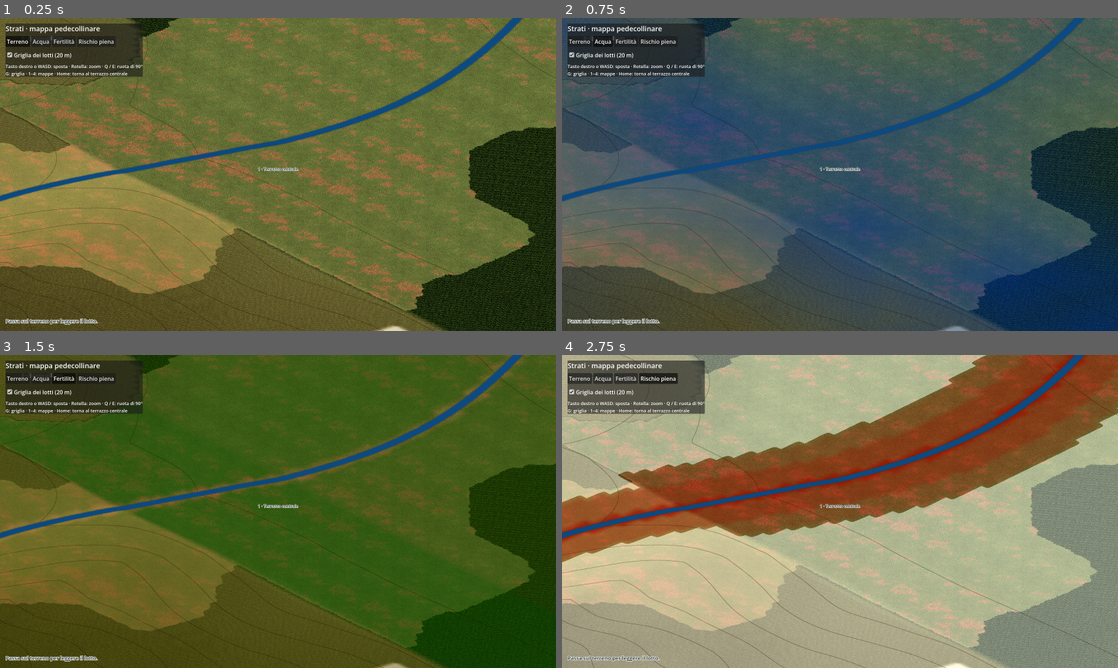
Above: before the commit, frames 1-4 (two rows, left to right).
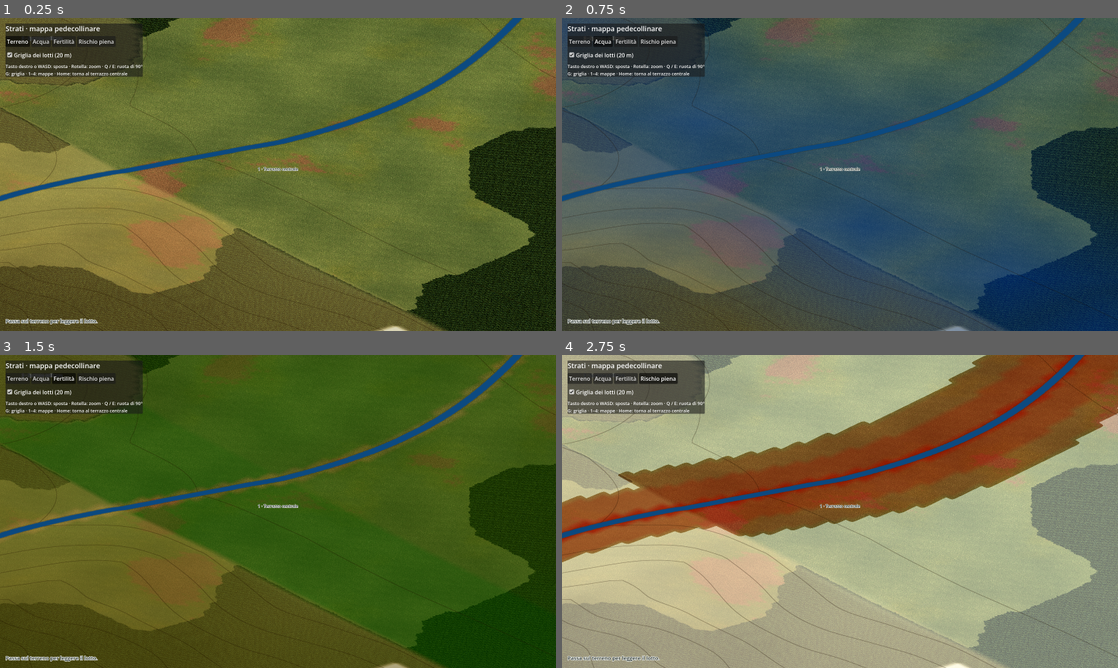
Above: after the commit, the same moments.

Repository: Elpoppius/Strati
Game: Godot game, scene res://scene/principale.tscn
Two runs of this game, one before a commit and one after it. Both use one fixed random seed, a clock stepped at 60 frames per second and the inputs below.
Inputs:
- Up to frame 1 (0.25 s): no input
- Up to frame 2 (0.75 s): click "Acqua" at 0.5 s
- Up to frame 3 (1.5 s): click "Fertilità" at 1.25 s
- Up to frame 4 (2.75 s): click "Rischio piena" at 2 s

The runs differ from the first frame. In frame 1, 11% of the frame differs, in the area x 0-100%, y 0-94%; in frame 2, 4.4%; in frame 3, 2.2%; in frame 4, 5.3%.

Commit message:
Prato: verde, ingiallito e secco distribuiti da rumori unici per tutta la mappa e dai dati del luogo, senza ripetizioni né scalini; variazione di tono da vicino
Co-Authored-By: Claude Opus 5.5 <noreply@anthropic.com>
Claude-Session: https://claude.ai/code/session_01N4eDGmuEoEcJQdC5u5KEMd

Diff:
--- a/gioco/script/terreno.gd
+++ b/gioco/script/terreno.gd
@@ -74,6 +74,8 @@
 	materiale.set_shader_parameter("suolo", load("res://asset/texture/erba.png"))
 	materiale.set_shader_parameter("suolo_secco", load("res://asset/texture/erba_secca.png"))
 	materiale.set_shader_parameter("macchie", load("res://asset/texture/macchie.png"))
+	materiale.set_shader_parameter("rumore_secco", _rumore_mappa(1847, 1.0 / 90.0))
+	materiale.set_shader_parameter("rumore_verde", _rumore_mappa(1848, 1.0 / 60.0))
 	var img_coperture := Image.create_from_data(d.lato, d.lato, false, Image.FORMAT_L8, d.copertura)
 	materiale.set_shader_parameter("coperture", ImageTexture.create_from_image(img_coperture))
 	materiale.set_shader_parameter("chioma_a", load("res://asset/texture/foglie_quercia.png"))
@@ -100,6 +102,18 @@
 	# I boschi non stanno più nei colori dei vertici (davano bordi a gradini da 40 m):
 	# li disegna lo shader dalla texture delle coperture, con bordi irregolari.
 	return Color(c, peso)
+
+
+## Rumore frattale unico per tutta la mappa (1024 x 1024, circa 10 m per pixel):
+## distribuisce verde e secco senza ripetizioni. La frequenza è in cicli per pixel.
+func _rumore_mappa(seme: int, frequenza: float) -> ImageTexture:
+	var r := FastNoiseLite.new()
+	r.seed = seme
+	r.noise_type = FastNoiseLite.TYPE_SIMPLEX_SMOOTH
+	r.fractal_type = FastNoiseLite.FRACTAL_FBM
+	r.fractal_octaves = 6
+	r.frequency = frequenza
+	return ImageTexture.create_from_image(r.get_image(1024, 1024, false, false, true))
 
 
 func _texture_tematica() -> ImageTexture:
--- a/gioco/shader/terreno.gdshader
+++ b/gioco/shader/terreno.gdshader
@@ -12,7 +12,10 @@
 // Erba secca delle chiazze incolte e maschera a bassa frequenza che le distribuisce.
 uniform sampler2D suolo_secco : source_color, filter_linear_mipmap, repeat_enable;
 uniform sampler2D macchie : filter_linear_mipmap, repeat_enable;
-uniform float soglia_secco = 0.65;
+uniform float soglia_secco = 0.62;
+// Rumori unici per tutta la mappa (coordinate UV del terreno): secchezza e variazione del verde.
+uniform sampler2D rumore_secco : filter_linear, repeat_disable;
+uniform sampler2D rumore_verde : filter_linear, repeat_disable;
 // Boschi: copertura (0 o 1 per cella da 40 m) e due texture di foglie per la volta degli alberi.
 uniform sampler2D coperture : filter_linear, repeat_disable;
 uniform sampler2D chioma_a : source_color, filter_linear_mipmap, repeat_enable;
@@ -39,22 +42,41 @@
 void fragment() {
 	// I colori dei vertici sono in sRGB: si convertono in lineare per l'illuminazione.
 	vec3 base = pow(COLOR.rgb, vec3(2.2));
-	// Suolo verosimile: erba fine, con una seconda lettura ruotata e una maschera lenta
-	// che spezzano la ripetizione; chiazze di erba secca; tinta della zona (più secca in collina).
+	// Suolo verosimile. La distribuzione di verde e secco viene da rumori unici per tutta la
+	// mappa (nessuna ripetizione a nessuno zoom) e dai dati del luogo: più secco lontano
+	// dall'acqua e sui terreni poco fertili. Le maschere piccole servono solo a frastagliare
+	// i bordi da vicino e a spezzare la ripetizione della texture dell'erba.
+	vec4 t = texture(tematici, UV);
 	vec2 uv = pos_mondo.xz / lato_suolo;
 	mat2 ruota = mat2(vec2(0.8, 0.6), vec2(-0.6, 0.8));
 	float m_vicina = texture(macchie, ruota * pos_mondo.xz / 71.0).r;
-	float m_lontana = texture(macchie, pos_mondo.xz / 233.0 + vec2(0.37, 0.11)).r;
-	// Scala del chilometro: alterna zone più secche e più verdi, così da lontano non si vede la ripetizione.
-	float m_grande = texture(macchie, ruota * pos_mondo.xz / 1370.0 + vec2(0.61, 0.23)).r;
+	float m_fine = texture(macchie, pos_mondo.xz / 13.0 + vec2(0.37, 0.11)).r;
 	vec3 erba = mix(texture(suolo, uv).rgb, texture(suolo, ruota * uv * 0.83 + vec2(0.31, 0.57)).rgb, smoothstep(0.38, 0.62, m_vicina));
 	vec3 secca = texture(suolo_secco, ruota * uv * 1.07).rgb;
 	float lum = max(dot(base, vec3(0.333)), 1e-3);
 	vec3 tinta = base / lum;
-	// Dove la zona è già gialla (colline asciutte) le chiazze secche si allargano.
+	// Dati del luogo ammorbiditi con quattro letture sfalsate: le celle da 40 m non fanno più scalini.
+	vec2 px = 1.0 / vec2(textureSize(tematici, 0));
+	vec4 tm = (texture(tematici, UV + px * vec2(0.8, 0.3)) + texture(tematici, UV + px * vec2(-0.3, 0.8))
+			+ texture(tematici, UV + px * vec2(-0.8, -0.3)) + texture(tematici, UV + px * vec2(0.3, -0.8))) * 0.25;
+	vec2 pr = 1.0 / vec2(textureSize(rumore_secco, 0));
+	float n_secco = (texture(rumore_secco, UV + pr * vec2(0.8, 0.3)) + texture(rumore_secco, UV + pr * vec2(-0.3, 0.8))
+			+ texture(rumore_secco, UV + pr * vec2(-0.8, -0.3)) + texture(rumore_secco, UV + pr * vec2(0.3, -0.8))).r * 0.25;
+	float n_verde = texture(rumore_verde, UV).r;
+	// Dove la zona è già gialla (colline asciutte) il secco si allarga; vicino all'acqua si ritira.
 	float aridita = clamp((tinta.r - tinta.g) * 0.8, 0.0, 0.05);
-	float quanto_secco = smoothstep(soglia_secco - 0.035, soglia_secco + 0.04, m_lontana * 0.6 + m_vicina * 0.4 + (m_grande - 0.5) * 0.4 + aridita);
-	vec3 verosimile = mix(erba, secca, quanto_secco) * (0.86 + 0.28 * m_lontana);
+	float umido = max(tm.b, tm.a * 0.6);
+	float secchezza = n_secco * 0.8 + (1.0 - tm.r) * 0.18 + aridita - umido * 0.22;
+	float frastaglio = (m_vicina - 0.5) * 0.18 + (m_fine - 0.5) * 0.06;
+	// Tre stadi: erba verde, erba ingiallita, erba secca rossiccia.
+	float ingiallito = smoothstep(soglia_secco - 0.22, soglia_secco - 0.02, secchezza + frastaglio * 0.5);
+	float quanto_secco = smoothstep(soglia_secco - 0.04, soglia_secco + 0.05, secchezza + frastaglio);
+	erba *= mix(vec3(1.0), vec3(1.16, 1.04, 0.7), ingiallito * 0.55);
+	// Variazione di verde su scala di centinaia di metri: prati più grassi e più magri.
+	erba *= mix(vec3(0.9, 0.97, 0.92), vec3(1.06, 1.03, 0.94), n_verde);
+	// Variazione minuta di tono, visibile solo da vicino: ciuffi più chiari e più scuri.
+	erba *= 0.93 + 0.14 * smoothstep(0.25, 0.75, m_fine * 0.6 + m_vicina * 0.4);
+	vec3 verosimile = mix(erba, secca * vec3(0.96, 0.92, 0.9), quanto_secco) * (0.9 + 0.2 * n_verde);
 	verosimile *= mix(vec3(1.0), tinta, 0.25) * 0.74;
 	verosimile = mix(vec3(dot(verosimile, vec3(0.299, 0.587, 0.114))), verosimile, 0.8);
 	// Pendii ripidi: l'erba si dirada e affiora la terra.
@@ -83,7 +105,6 @@
 		verosimile = mix(verosimile, volta * 0.6, bosco);
 	}
 	base = mix(base, verosimile, realismo * COLOR.a);
-	vec4 t = texture(tematici, UV);
 	vec3 col = base;
 	{
 		if (modo == 1) {
Not shown, changed: docs/asset.md
Not shown, changed: docs/diario.md
